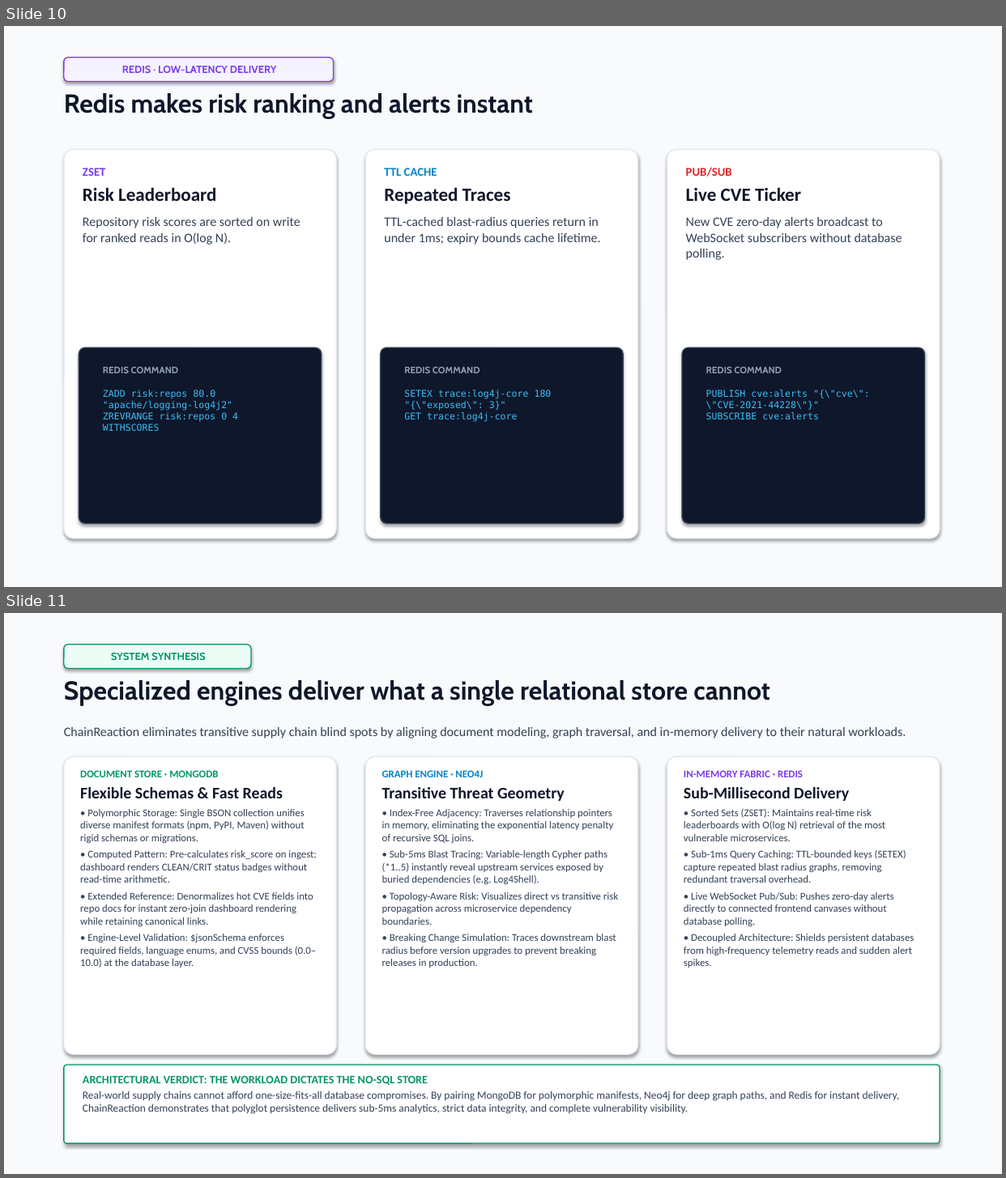
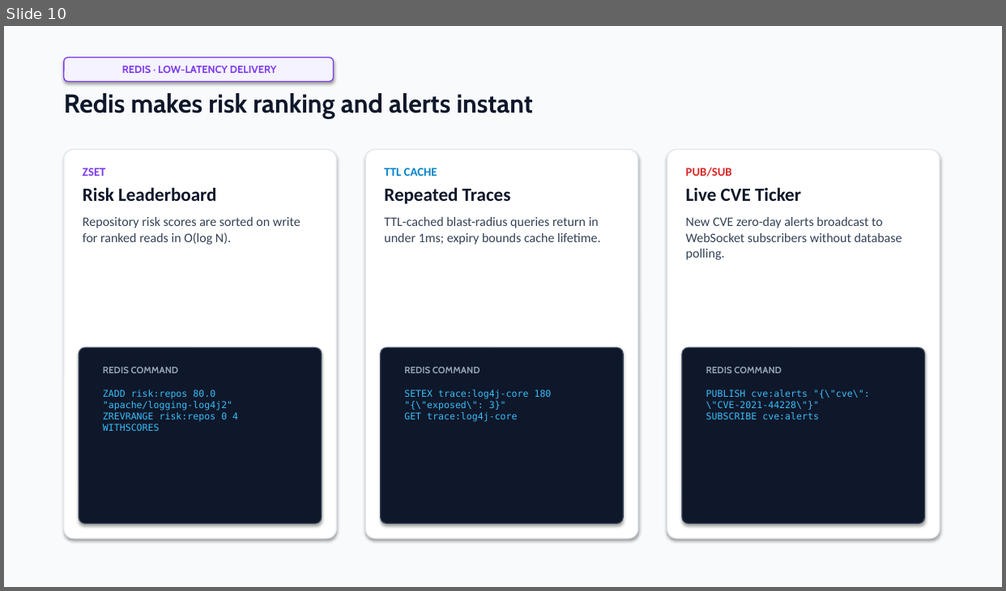
Before and after one commit to Sid-V5/ChainReaction, a slide deck: ChainReaction-Engineering-a-Polyglot-NoSQL-Dependency-and-Blast-Radius-Engine.pptx. Shown one above the other, each under a label of ours: slides 10 and 11 before the commit, slide 10 after it. The pictures are 1006x1178 and 1006x591 pixels, drawn with LibreOffice and Linux fonts; fonts in the diff are those of the drawing. Boxes give left, top, right and bottom in pixels: in the first picture for what was removed or moved away, otherwise in the second. Text is boxed around its words. In the diff, an @@ line names an element or a change of style, - is before the commit and + after.

Commit message:
feat(presentation): simplify Slide 11 into clean human takeaway format with clear whitespace

```diff
--- a/ChainReaction-Engineering-a-Polyglot-NoSQL-Dependency-and-Blast-Radius-Engine.pptx
+++ b/ChainReaction-Engineering-a-Polyglot-NoSQL-Dependency-and-Blast-Radius-Engine.pptx
@@ slide 11 removed at [4, 613, 1002, 1174], background #FFFFFF @@
@@ rectangle removed at [4, 613, 1002, 1174] @@
@@ rounded rectangle removed at [64, 645, 251, 668] @@
-SYSTEM SYNTHESIS
@@ text removed at [64, 680, 770, 706] @@
-Specialized engines deliver what a single relational store cannot
@@ text removed at [64, 727, 906, 739] @@
-ChainReaction eliminates transitive supply chain blind spots by aligning document modeling, graph traversal, and in-memory delivery to their natural workloads.
@@ rounded rectangle removed at [64, 756, 336, 1054] @@
@@ rounded rectangle removed at [365, 756, 638, 1054] @@
@@ rounded rectangle removed at [667, 756, 940, 1054] @@
@@ text removed at [80, 770, 316, 968] @@
-DOCUMENT STORE · MONGODB
-Flexible Schemas & Fast Reads
-• Polymorphic Storage: Single BSON collection unifies diverse manifest formats (npm, PyPI, Maven) without rigid schemas or migrations.
-• Computed Pattern: Pre-calculates risk_score on ingest; dashboard renders CLEAN/CRIT status badges without read-time arithmetic.
-• Extended Reference: Denormalizes hot CVE fields into repo docs for instant zero-join dashboard rendering while retaining canonical links.
-• Engine-Level Validation: $jsonSchema enforces required fields, language enums, and CVSS bounds (0.0–10.0) at the database layer.
@@ text removed at [382, 770, 618, 968] @@
-GRAPH ENGINE · NEO4J
-Transitive Threat Geometry
-• Index-Free Adjacency: Traverses relationship pointers in memory, eliminating the exponential latency penalty of recursive SQL joins.
-• Sub-5ms Blast Tracing: Variable-length Cypher paths (*1..5) instantly reveal upstream services exposed by buried dependencies (e.g. Log4Shell).
-• Topology-Aware Risk: Visualizes direct vs transitive risk propagation across microservice dependency boundaries.
-• Breaking Change Simulation: Traces downstream blast radius before version upgrades to prevent breaking releases in production.
@@ text removed at [684, 770, 914, 968] @@
-IN-MEMORY FABRIC · REDIS
-Sub-Millisecond Delivery
-• Sorted Sets (ZSET): Maintains real-time risk leaderboards with O(log N) retrieval of the most vulnerable microservices.
-• Sub-1ms Query Caching: TTL-bounded keys (SETEX) capture repeated blast radius graphs, removing redundant traversal overhead.
-• Live WebSocket Pub/Sub: Pushes zero-day alerts directly to connected frontend canvases without database polling.
-• Decoupled Architecture: Shields persistent databases from high-frequency telemetry reads and sudden alert spikes.
@@ rounded rectangle removed at [64, 1065, 940, 1144] @@
@@ text removed at [83, 1076, 900, 1114] @@
-ARCHITECTURAL VERDICT: THE WORKLOAD DICTATES THE NO-SQL STORE
-Real-world supply chains cannot afford one-size-fits-all database compromises. By pairing MongoDB for polymorphic manifests, Neo4j for deep graph paths, and Redis for instant delivery, ChainReaction demonstrates that polyglot persistence delivers sub-5ms analytics, strict data integrity, and complete vulnerability visibility.
```
Also in this commit, not shown: 1 slide added, 1 other file.
